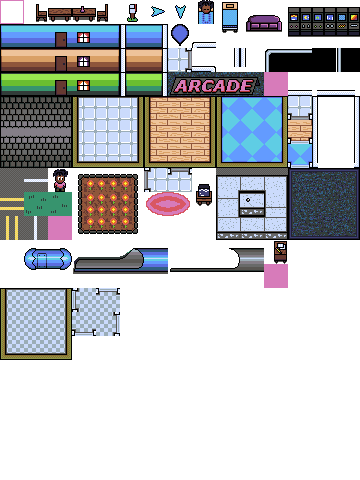
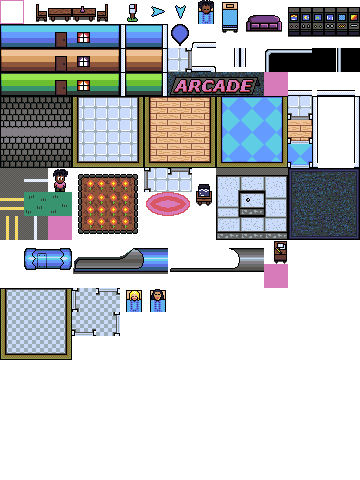
Revision of a layered 360 × 480 image; what changed, layer by layer:
removed layer "walls #1" over [239,177,266,190]
removed layer "Layer #2" over [24,12,286,312]
renamed "Background" to "tiles.png", showed it, painted on it over [24,12,286,312]
